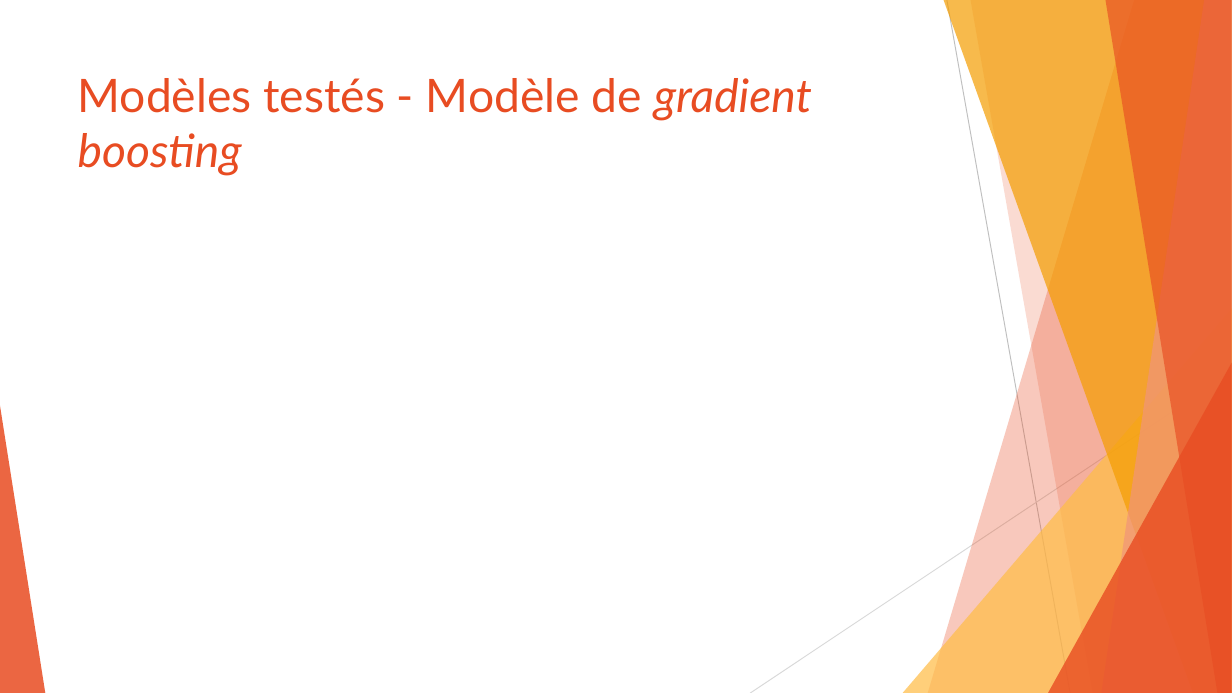
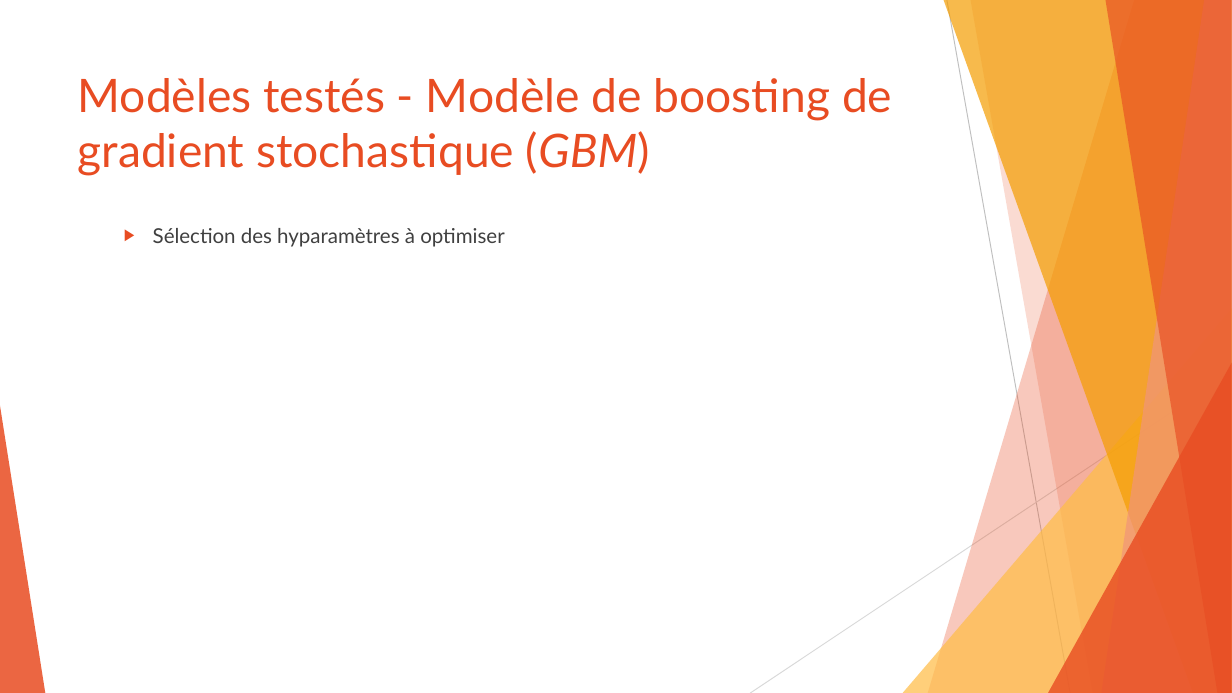
Before and after one commit to SamuelProvencher/TP-Apprentissage, a slide deck: slide 19 of PP.pptx. Drawn at 1232x693 pixels with LibreOffice and Linux fonts; fonts in the diff are those of the drawing. Boxes give left, top, right and bottom in pixels: in the first picture for what was removed or moved away, otherwise in the second. Text is boxed around its words. In the diff, an @@ line names an element or a change of style, - is before the commit and + after.

```diff
--- a/PP.pptx
+++ b/PP.pptx
@@ title at (78, 78, 892, 176): text changed @@
-Modèles testés - Modèle de gradient boosting
+Modèles testés - Modèle de boosting de gradient stochastique (GBM)
@@ text added at (153, 228, 504, 247), 16 pt, text #404040 @@
+  ▶ Sélection des hyparamètres à optimiser
```
Also in this commit, not shown: 7 other slides changed, 10 slides added, 1 other file.
